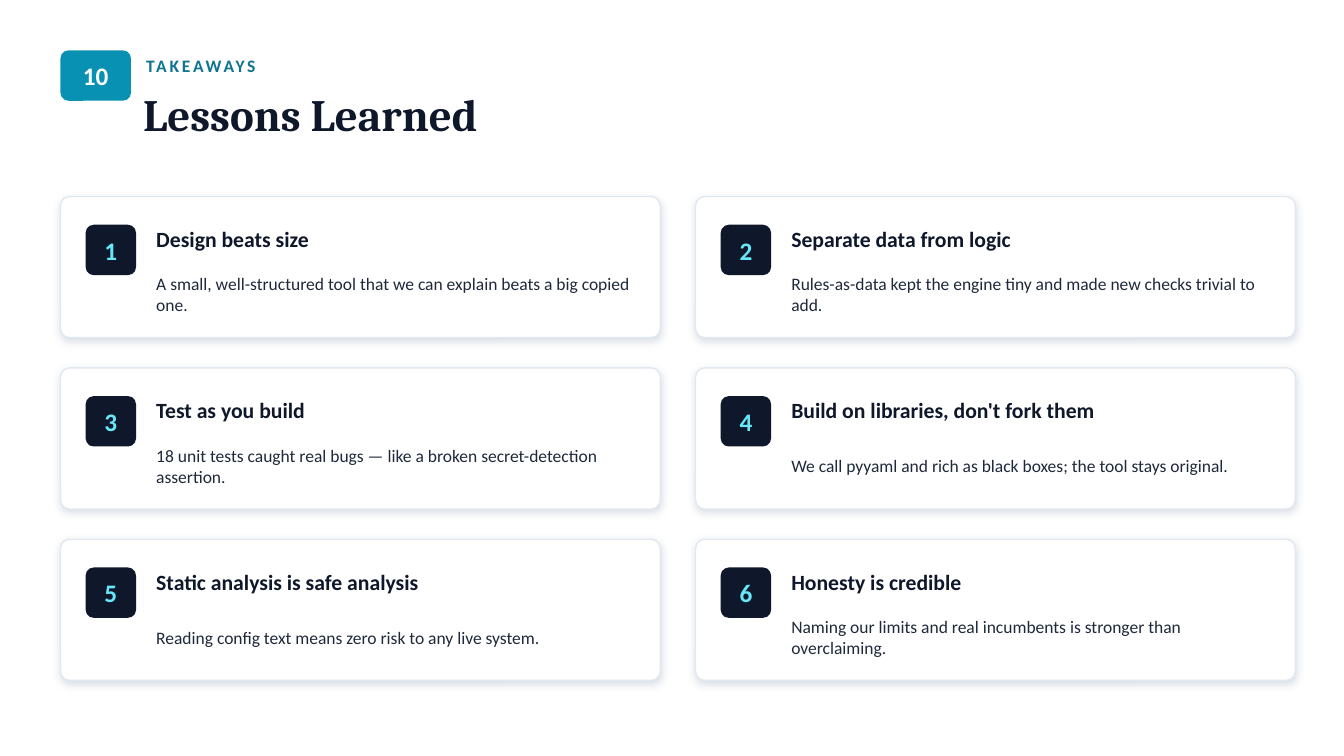
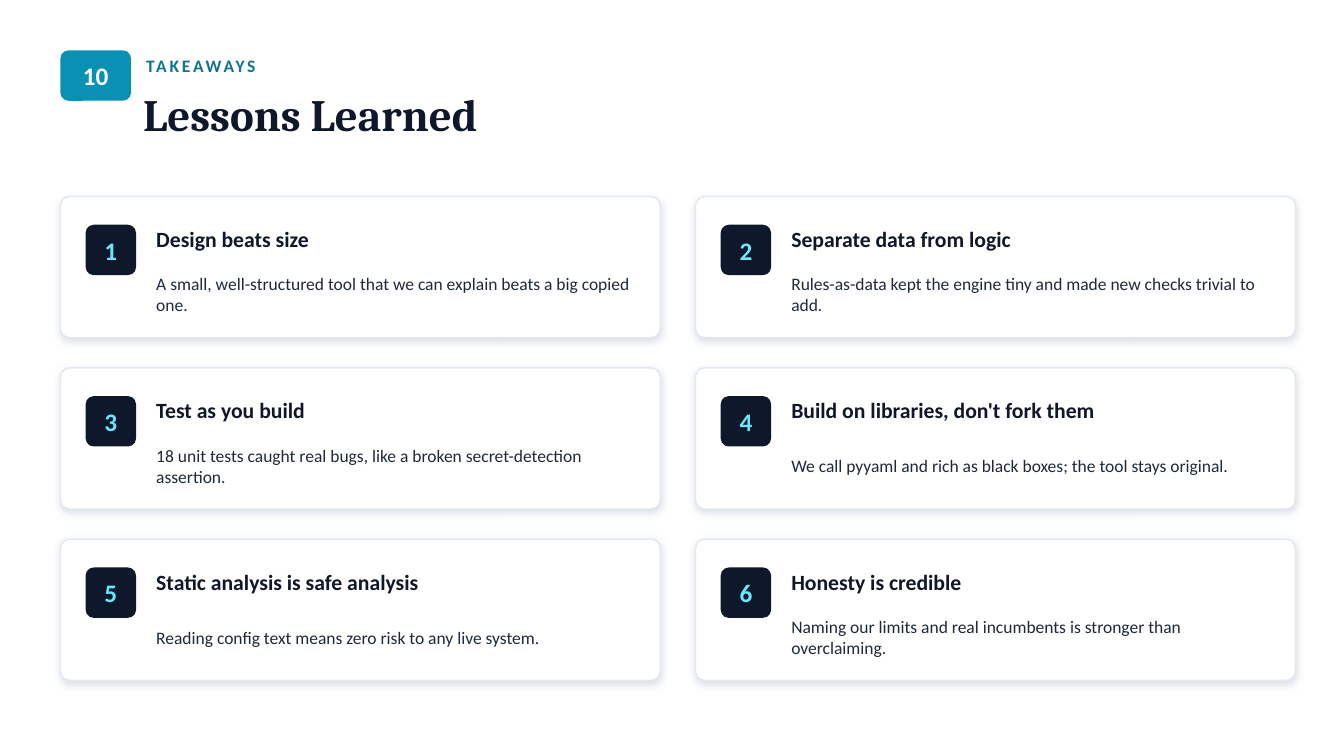
Before and after one commit to Enzo-user/Sentry, a slide deck: slide 10 of 3_Presentation/Sentry_Presentation.pptx. Drawn at 1344x756 pixels with LibreOffice and Linux fonts; fonts in the diff are those of the drawing. Boxes give left, top, right and bottom in pixels: in the first picture for what was removed or moved away, otherwise in the second. Text is boxed around its words. In the diff, an @@ line names an element or a change of style, - is before the commit and + after.

```diff
--- a/3_Presentation/Sentry_Presentation.pptx
+++ b/3_Presentation/Sentry_Presentation.pptx
@@ text at (156,450,582,483): text changed @@
-18 unit tests caught real bugs — like a broken secret-detection assertion.
+18 unit tests caught real bugs, like a broken secret-detection assertion.
```
Also in this commit, not shown: 6 other slides changed, 1 other file.
